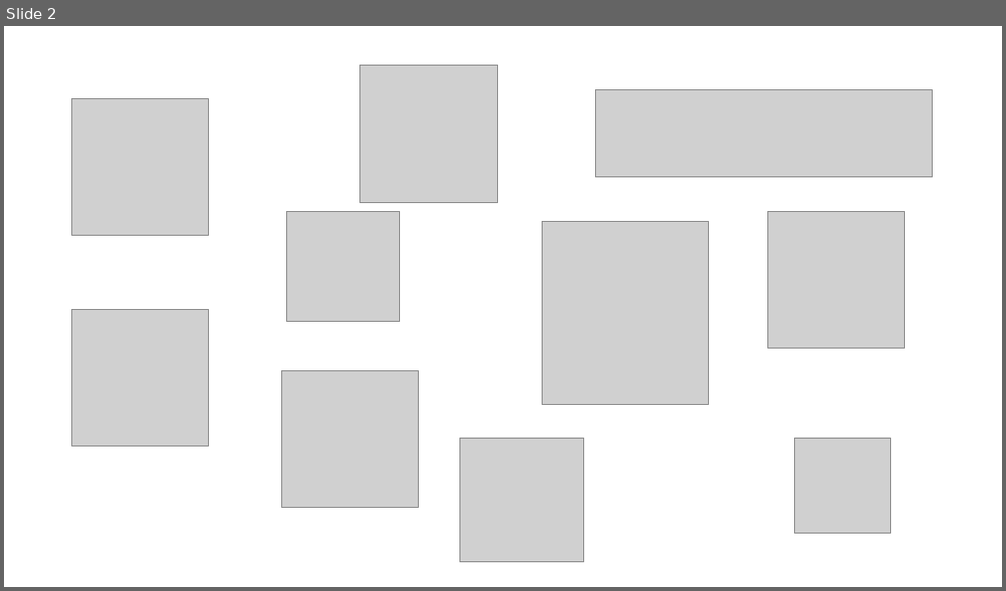
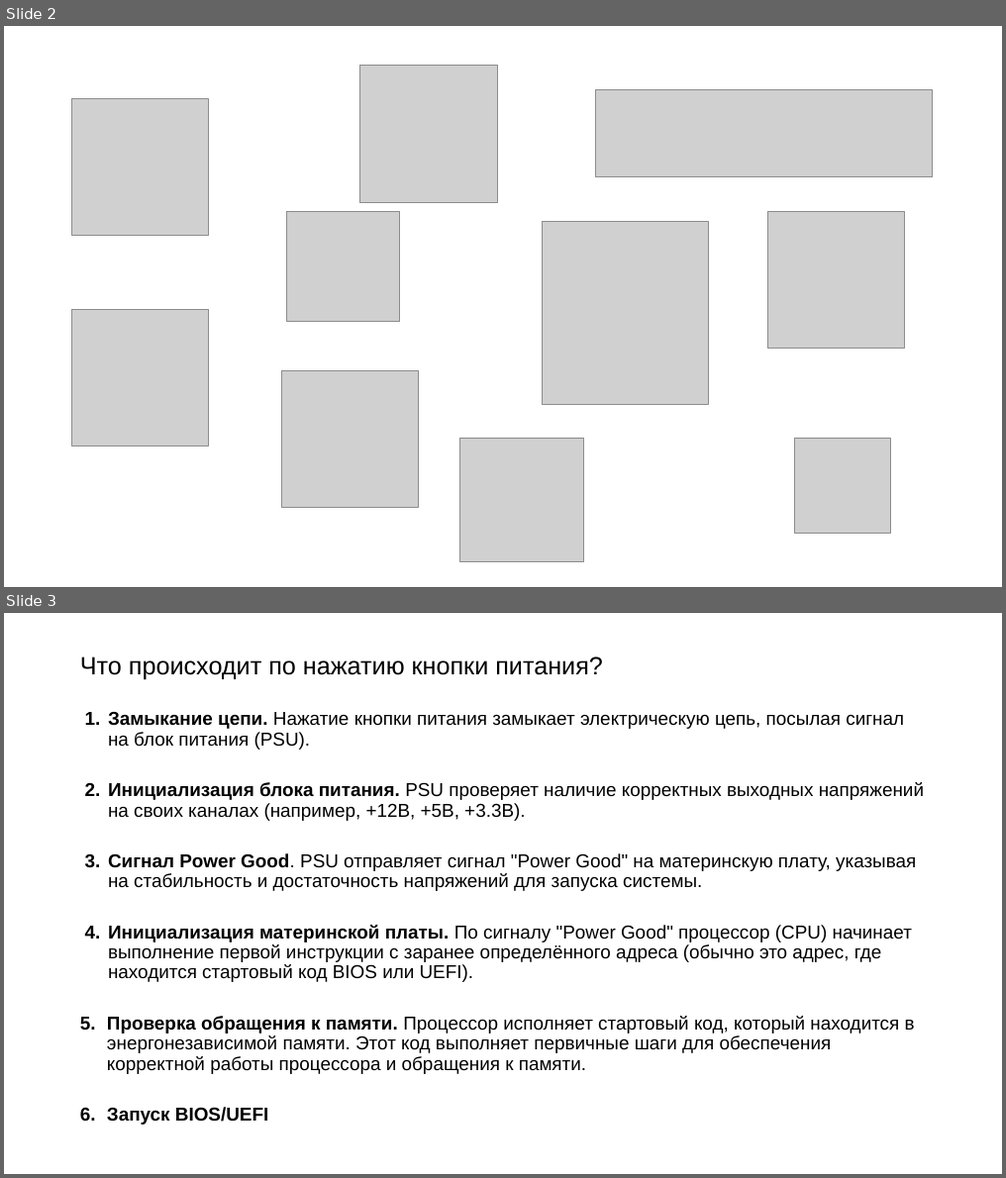
Before and after one commit to Rudeigin/OI, a slide deck: ОИ ОС.pptx. Shown one above the other, each under a label of ours: slide 2 before the commit, slides 2 and 3 after it. The pictures are 1006x591 and 1006x1178 pixels, drawn with LibreOffice and Linux fonts; fonts in the diff are those of the drawing; grey boxes stand for pictures. Boxes give left, top, right and bottom in pixels: in the first picture for what was removed or moved away, otherwise in the second. Text is boxed around its words. In the diff, an @@ line names an element or a change of style, - is before the commit and + after.

```diff
--- a/ОИ ОС.pptx
+++ b/ОИ ОС.pptx
@@ slide 3 added at [4, 613, 1002, 1174], background #FFFFFF @@
@@ title added at [80, 657, 603, 680], 24 pt, text #000000 @@
+Что происходит по нажатию кнопки питания?
@@ text added at [107, 712, 924, 1125], 18 pt, text #000000 @@
+1. Замыкание цепи. Нажатие кнопки питания замыкает электрическую цепь, посылая сигнал на блок питания (PSU).
+2. Инициализация блока питания. PSU проверяет наличие корректных выходных напряжений на своих каналах (например, +12В, +5В, +3.3В).
+3. Сигнал Power Good. PSU отправляет сигнал "Power Good" на материнскую плату, указывая на стабильность и достаточность напряжений для запуска системы.
+4. Инициализация материнской платы. По сигналу "Power Good" процессор (CPU) начинает выполнение первой инструкции с заранее определённого адреса (обычно это адрес, где находится стартовый код BIOS или UEFI).
+5. Проверка обращения к памяти. Процессор исполняет стартовый код, который находится в энергонезависимой памяти. Этот код выполняет первичные шаги для обеспечения корректной работы процессора и обращения к памяти.
+6. Запуск BIOS/UEFI
```
Also in this commit, not shown: 14 other slides added, 1 slide removed, 2 other files.
